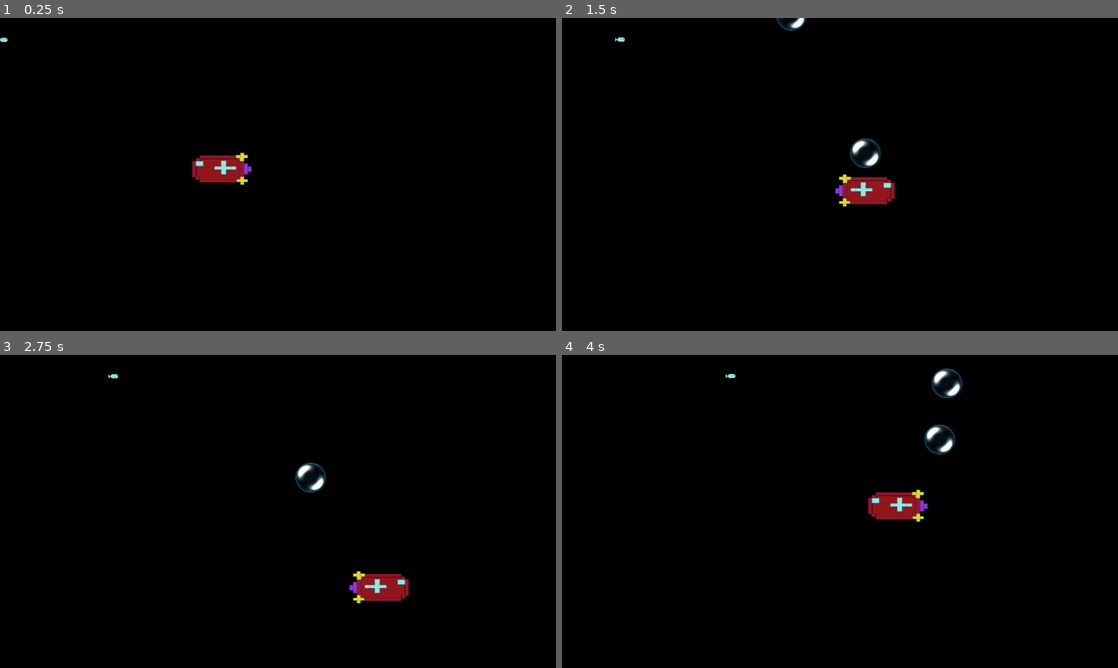
Above: before the commit, frames 1-4 (two rows, left to right).
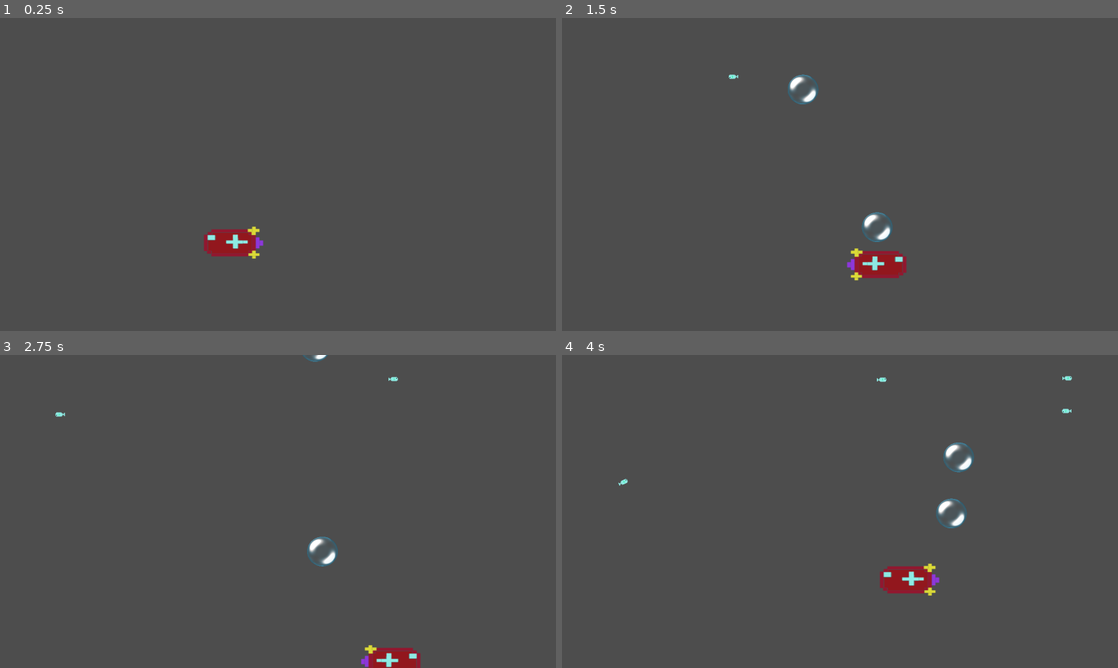
Above: after the commit, the same moments.

Repository: cachola25/cs447-subvival
Game: Godot game, scene res://ocean.tscn
The game is run twice, just before and just after one commit, with the same random seed, the same clock (stepped at 60 frames per second) and the same inputs. This scene is started directly instead of the project's main scene.
Inputs:
- Up to frame 1 (0.25 s): no input
- Up to frame 2 (1.5 s): tap Enter at 0.5 s; hold D (move_right) 0.53-1.28 s; tap Space (release_bubble) at 0.6, 1.35 s; hold S (move_down) from 1.28 s (still down)
- Up to frame 3 (2.75 s): release S (move_down) at 2.03 s; hold D (move_right) from 2.03 s (still down); tap Space (release_bubble) at 2.1 s
- Up to frame 4 (4 s): release D (move_right) at 2.78 s; hold W (move_up) 2.78-3.53 s; tap Space (release_bubble) at 2.85, 3.6 s; hold A (move_left) from 3.53 s (still down)

The runs differ from the first frame. In frame 1, 100% of the frame differs, in the area x 0-100%, y 0-100%; in frame 2, 100%; in frame 3, 100%; in frame 4, 100%.

Commit message:
Added multiple fish
Added three paths for multiple fish to spawn.
TODO: Bubble capture a fish

Diff:
--- a/bubble.gd
+++ b/bubble.gd
@@ -8,4 +8,5 @@
 	velocity.y = -SPEED  # Set the bubble to move upwards
 
 func _process(delta):
-	position += velocity * delta  # Move the bubble upwards
+	#position += velocity * delta  # Move the bubble upwards
+	var collision_info = move_and_collide(velocity * delta)
--- a/bubble.tscn
+++ b/bubble.tscn
@@ -23,7 +23,6 @@
 
 [node name="bubble" type="CharacterBody2D"]
 show_behind_parent = true
-z_index = 1
 z_as_relative = false
 collision_layer = 2
 collision_mask = 2
--- a/money_fish.tscn
+++ b/money_fish.tscn
@@ -21,6 +21,8 @@
 }]
 
 [node name="money_fish" type="CharacterBody2D"]
+collision_layer = 2
+collision_mask = 2
 
 [node name="CollisionShape2D" type="CollisionShape2D" parent="."]
 shape = SubResource("RectangleShape2D_fp3nj")
--- a/money_fish_path.gd
+++ /dev/null
@@ -1,15 +0,0 @@
-extends PathFollow2D
-
-const SPEED = 200.0
-# Called when the node enters the scene tree for the first time.
-func _ready() -> void:
-	pass # Replace with function body.
-
-
-# Called every frame. 'delta' is the elapsed time since the previous frame.
-func _process(delta):
-
-	progress += delta * SPEED
-	print(progress_ratio)
-	if progress_ratio == 1:
-		progress_ratio = 0
--- a/ocean.tscn
+++ b/ocean.tscn
@@ -1,38 +1,65 @@
-[gd_scene load_steps=7 format=3 uid="uid://urtocxps537d"]
+[gd_scene load_steps=8 format=3 uid="uid://urtocxps537d"]
 
 [ext_resource type="PackedScene" uid="uid://cnemvuq4712kt" path="res://submarine.tscn" id="1_5pwii"]
 [ext_resource type="Script" path="res://ocean.gd" id="1_t8jae"]
 [ext_resource type="Texture2D" uid="uid://ceuicsai2b4te" path="res://art/ocean_art.png" id="2_8ddkb"]
-[ext_resource type="PackedScene" uid="uid://ckuhsdp13b5ex" path="res://money_fish.tscn" id="4_hh6vl"]
-[ext_resource type="Script" path="res://money_fish_path.gd" id="4_ow8ml"]
+[ext_resource type="Script" path="res://spawn_fish.gd" id="4_jvoty"]
 
-[sub_resource type="Curve2D" id="Curve2D_2no4m"]
+[sub_resource type="Curve2D" id="Curve2D_q1cre"]
 _data = {
-"points": PackedVector2Array(0, 0, 0, 0, 8, 101, 0, 0, 0, 0, 2549, 88)
+"points": PackedVector2Array(0, 0, 0, 0, 4, 126, 0, 0, 0, 0, 2565, 105)
 }
 point_count = 2
+
+[sub_resource type="Curve2D" id="Curve2D_85fq5"]
+_data = {
+"points": PackedVector2Array(0, 0, 0, 0, 2564, 256, 0, 0, 0, 0, 4, 276)
+}
+point_count = 2
+
+[sub_resource type="Curve2D" id="Curve2D_f2tkm"]
+_data = {
+"points": PackedVector2Array(0, 0, 0, 0, 1, 421, -35.3176, -166.497, 35.3176, 166.497, 209, 561, 100.908, -211.906, -100.908, 211.906, 514, 448, 556.673, 136.225, -556.673, -136.225, 860, 557, 563.401, 139.589, -563.401, -139.589, 1198, 446, -272.45, 289.268, 272.45, -289.268, 1491, 598, 289.268, -198.452, -289.268, 198.452, 1955, 482, 0, 0, 0, 0, 2192, 609, 262.36, -264.041, -262.36, 264.041, 2475, 466, 0, 0, 0, 0, 2560, 598)
+}
+point_count = 10
 
 [node name="ocean" type="Node2D"]
 script = ExtResource("1_t8jae")
 
 [node name="TextureRect" type="TextureRect" parent="."]
+visible = false
 offset_top = -1.0
 offset_right = 2564.0
 offset_bottom = 1449.0
 texture = ExtResource("2_8ddkb")
 
 [node name="submarine" parent="." instance=ExtResource("1_5pwii")]
-position = Vector2(1024, 711)
+position = Vector2(1078, 1051)
 
-[node name="Path2D" type="Path2D" parent="."]
-position = Vector2(-46.1448, 0)
-scale = Vector2(1.0181, 1)
-curve = SubResource("Curve2D_2no4m")
+[node name="spawn_fish" type="Node2D" parent="."]
+script = ExtResource("4_jvoty")
 
-[node name="money_fish_path" type="PathFollow2D" parent="Path2D"]
-position = Vector2(8, 101)
-rotation = -0.00511605
-script = ExtResource("4_ow8ml")
+[node name="Path2D_1" type="Path2D" parent="spawn_fish"]
+curve = SubResource("Curve2D_q1cre")
 
-[node name="money_fish" parent="Path2D/money_fish_path" instance=ExtResource("4_hh6vl")]
-position = Vector2(3.8147e-06, 1.92225e-06)
+[node name="PathFollow2D" type="PathFollow2D" parent="spawn_fish/Path2D_1"]
+position = Vector2(4, 126)
+rotation = -0.00819974
+
+[node name="Path2D_2" type="Path2D" parent="spawn_fish"]
+curve = SubResource("Curve2D_85fq5")
+
+[node name="PathFollow2D" type="PathFollow2D" parent="spawn_fish/Path2D_2"]
+position = Vector2(2564, 256)
+rotation = 3.13378
+
+[node name="Path2D_3" type="Path2D" parent="spawn_fish"]
+curve = SubResource("Curve2D_f2tkm")
+
+[node name="PathFollow2D" type="PathFollow2D" parent="spawn_fish/Path2D_3"]
+position = Vector2(1, 421)
+rotation = 0.592427
+
+[node name="spawn_timer" type="Timer" parent="spawn_fish"]
+
+[connection signal="timeout" from="spawn_fish/spawn_timer" to="spawn_fish" method="_on_spawn_timer_timeout"]
--- /dev/null
+++ b/spawn_fish.gd
@@ -0,0 +1,45 @@
+extends Node2D
+
+const MIN_FISH_SPEED = 350
+const MAX_FISH_SPEED = 500
+const MAX_FISH = 10
+var money_fish_scene = preload("res://money_fish.tscn")
+var paths = []
+var active_money_fish = []
+
+func spawn_fish():
+	var random_path = paths[randi() % paths.size()]
+	var money_fish = money_fish_scene.instantiate()
+	var path_follow = PathFollow2D.new()
+	random_path.add_child(path_follow)
+	path_follow.add_child(money_fish)
+	add_child(path_follow)
+	path_follow.progress_ratio = randf()
+	path_follow.set_meta("speed", randf_range(MIN_FISH_SPEED, MAX_FISH_SPEED))
+	active_money_fish.append(path_follow)
+
+
+
+# Called when the node enters the scene tree for the first time.
+func _ready() -> void:
+	paths.append($Path2D_1)
+	paths.append($Path2D_2)
+	paths.append($Path2D_3)
+	$spawn_timer.start()
+
+
+# Called every frame. 'delta' is the elapsed time since the previous frame.
+func _process(delta: float) -> void:
+	for i in range(len(active_money_fish)-1, -1, -1):
+		var curr_fish = active_money_fish[i]
+		var curr_fish_speed = curr_fish.get_meta("speed")
+		curr_fish.progress += curr_fish_speed * delta
+		if curr_fish.progress_ratio >= 1:
+			active_money_fish.remove_at(i)
+			curr_fish.queue_free()
+
+
+func _on_spawn_timer_timeout() -> void:
+	if not len(active_money_fish) <= MAX_FISH:
+		return
+	spawn_fish()
